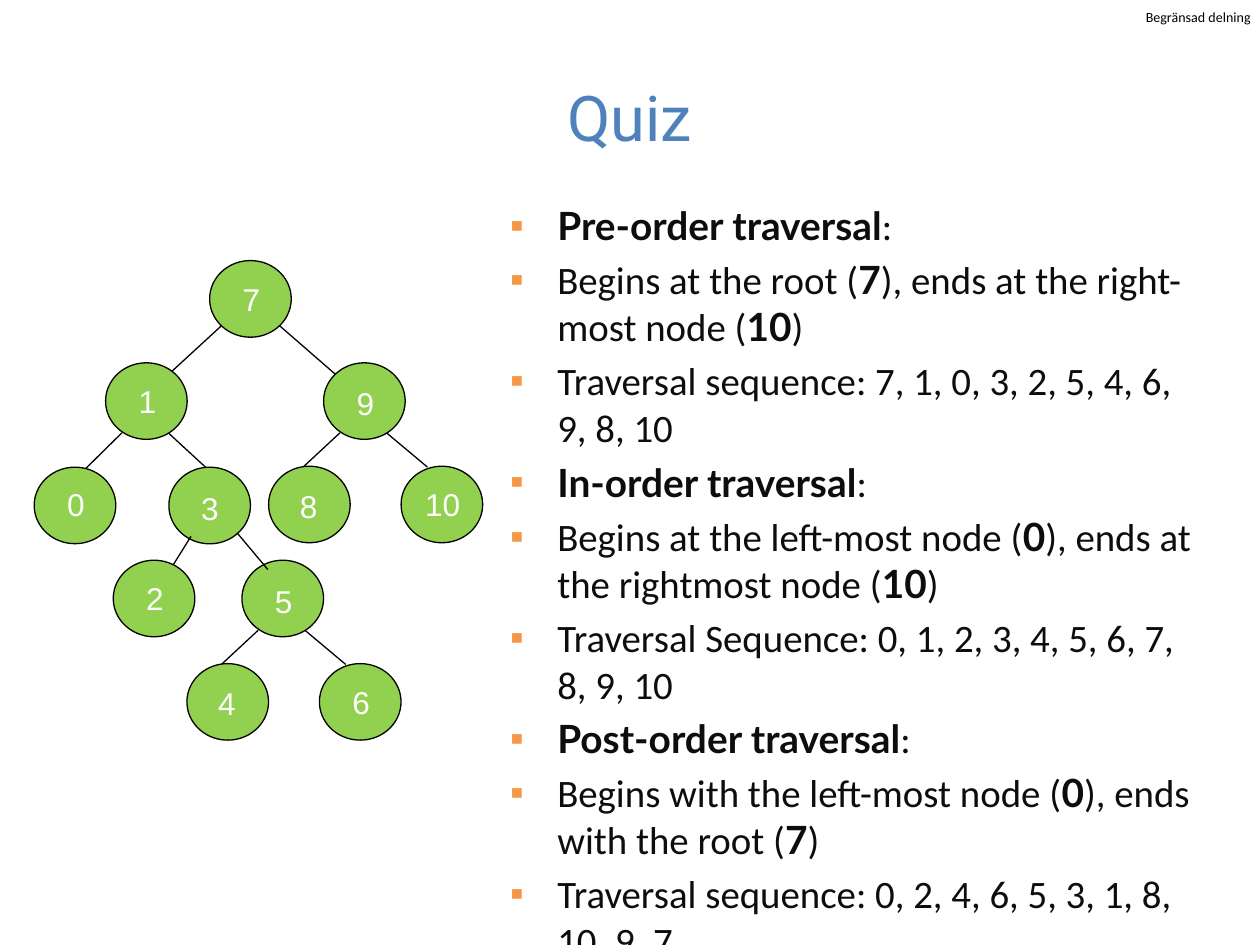
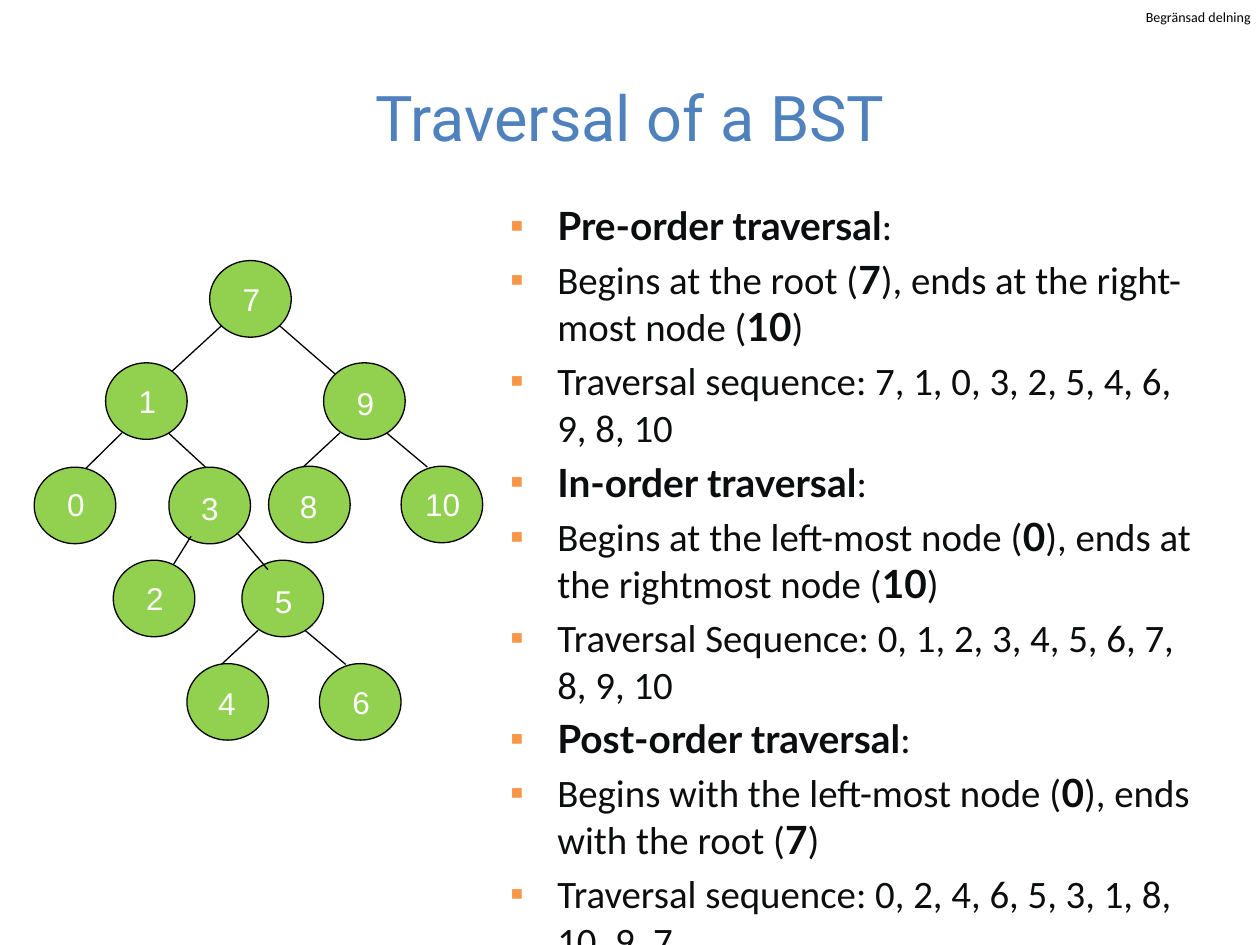
Before and after one commit to guhofstra/CSC111Fa25, a slide deck: slide 42 of PPTs/Lecture 8-binary search tree and trie.pptx (slide 47 before the commit). Drawn at 1260x945 pixels with LibreOffice and Linux fonts; fonts in the diff are those of the drawing. Boxes give left, top, right and bottom in pixels: in the first picture for what was removed or moved away, otherwise in the second. Text is boxed around its words. In the diff, an @@ line names an element or a change of style, - is before the commit and + after.

```diff
--- a/PPTs/Lecture 8-binary search tree and trie.pptx
+++ b/PPTs/Lecture 8-binary search tree and trie.pptx
@@ title at (375, 93, 884, 142): text changed @@
-Quiz
+Traversal of a BST
```
Also in this commit, not shown: 2 other slides changed, 4 slides added, 1 slide removed, 7 other files.
